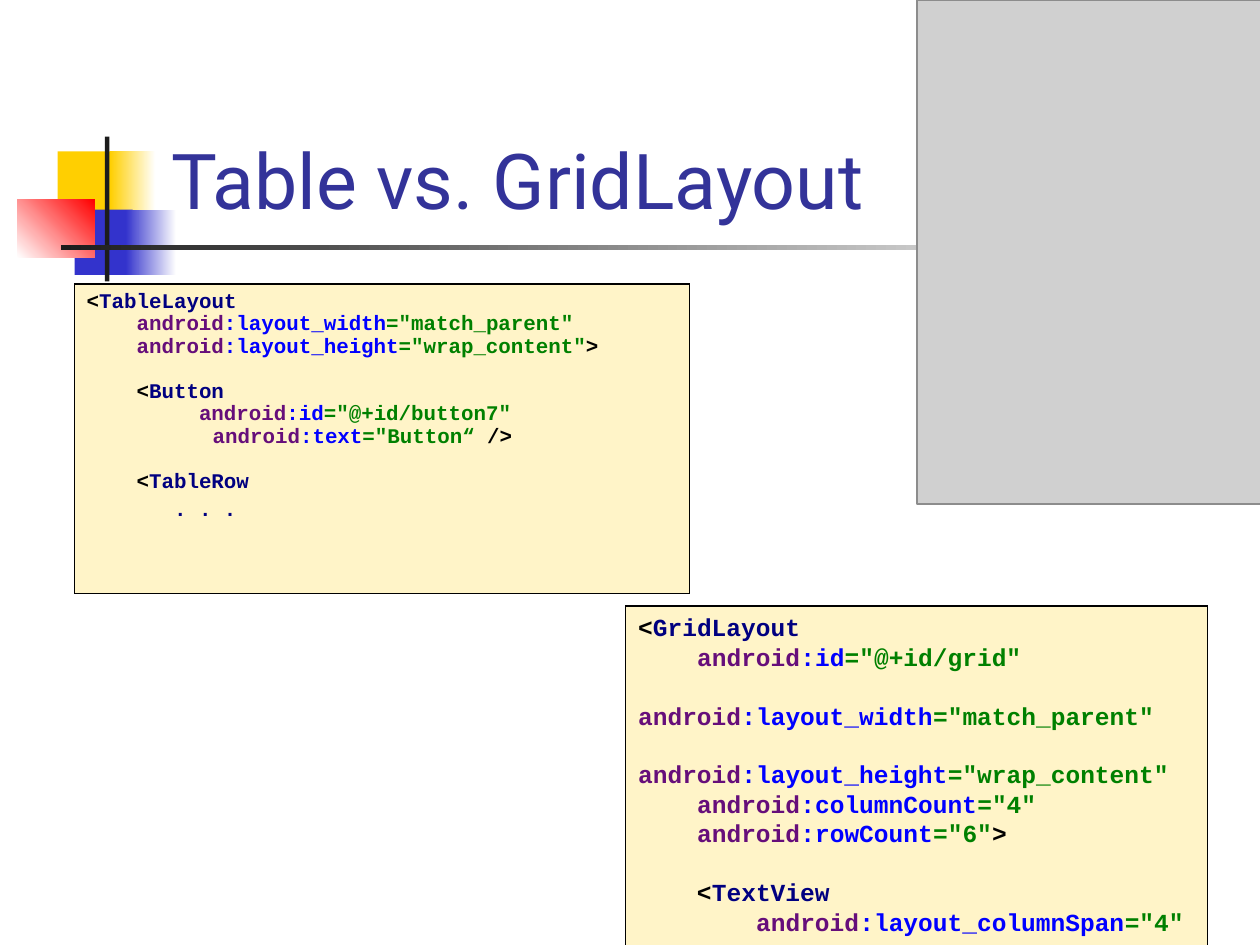
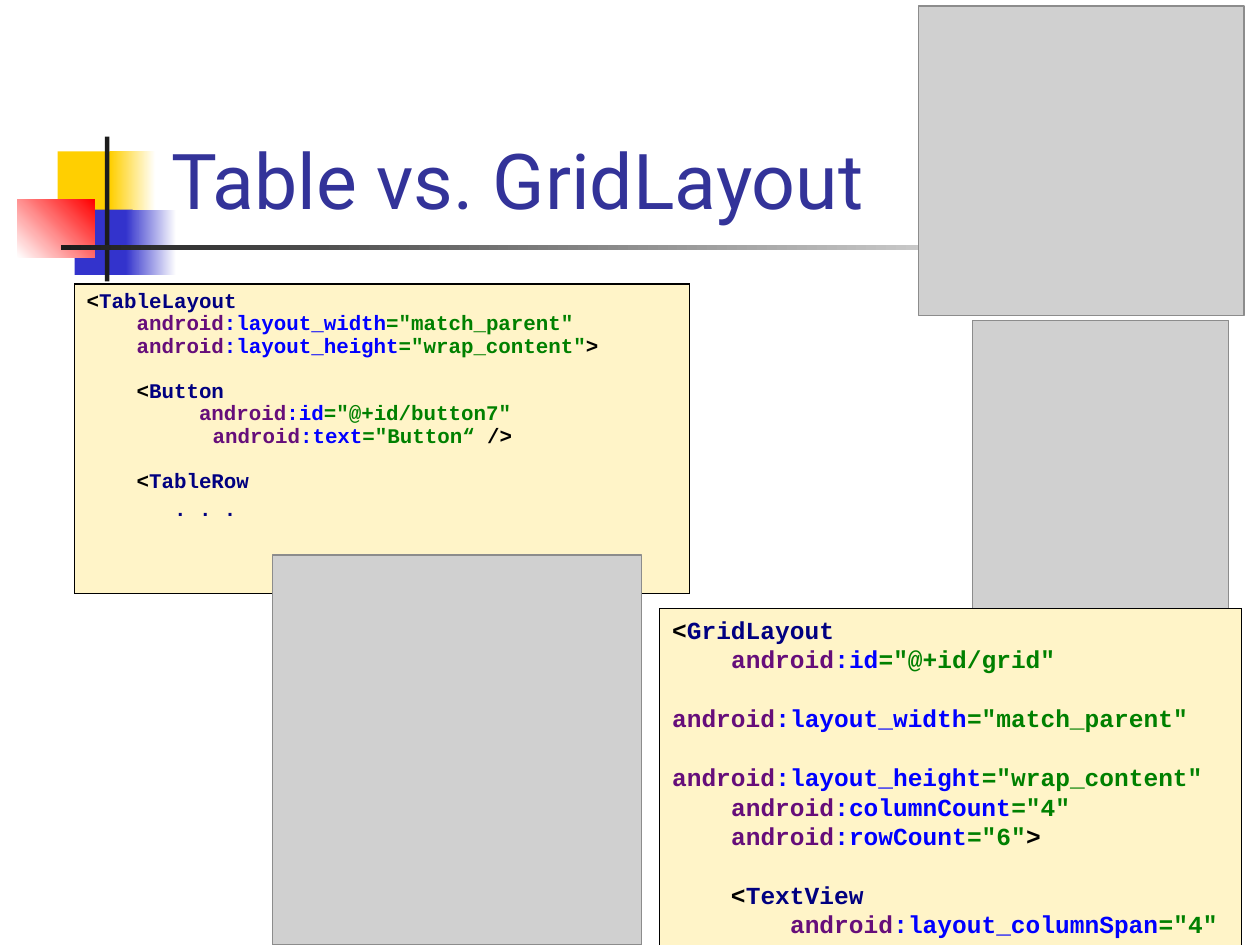
Before and after one commit to vmandro/Prednasky, a slide deck: slide 45 of 03/03_Android.ppt. Drawn at 1260x945 pixels with LibreOffice and Linux fonts; fonts in the diff are those of the drawing; grey boxes stand for pictures. Boxes give left, top, right and bottom in pixels: in the first picture for what was removed or moved away, otherwise in the second. Text is boxed around its words. In the diff, an @@ line names an element or a change of style, - is before the commit and + after.

```diff
--- a/03/03_Android.ppt
+++ b/03/03_Android.ppt
@@ picture added at [919,6,1244,316] @@
@@ picture: place and size @@
-picture at [917,0,1260,504]
+picture at [973,320,1228,693]
@@ picture added at [272,554,641,945] @@
@@ rectangle "<GridLayout android:id="@+id/grid" android:layout_width="mat ...": place and size @@
-rectangle "<GridLayout android:id="@+id/grid" android:layout_width="mat ..." at [626,606,1208,945]
+rectangle "<GridLayout android:id="@+id/grid" android:layout_width="mat ..." at [660,609,1242,945]
```
Also in this commit, not shown: 2 other slides changed, 7 other files.
